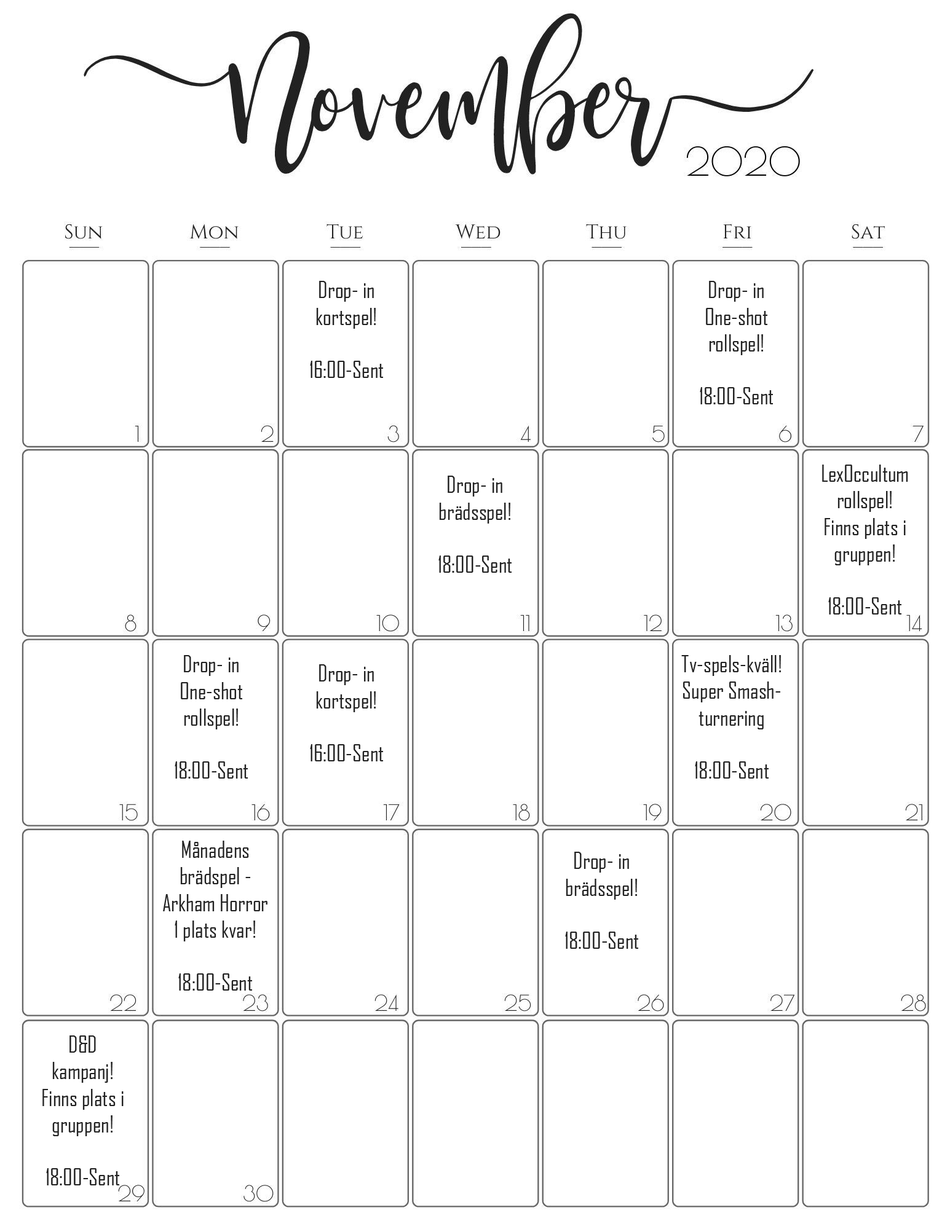
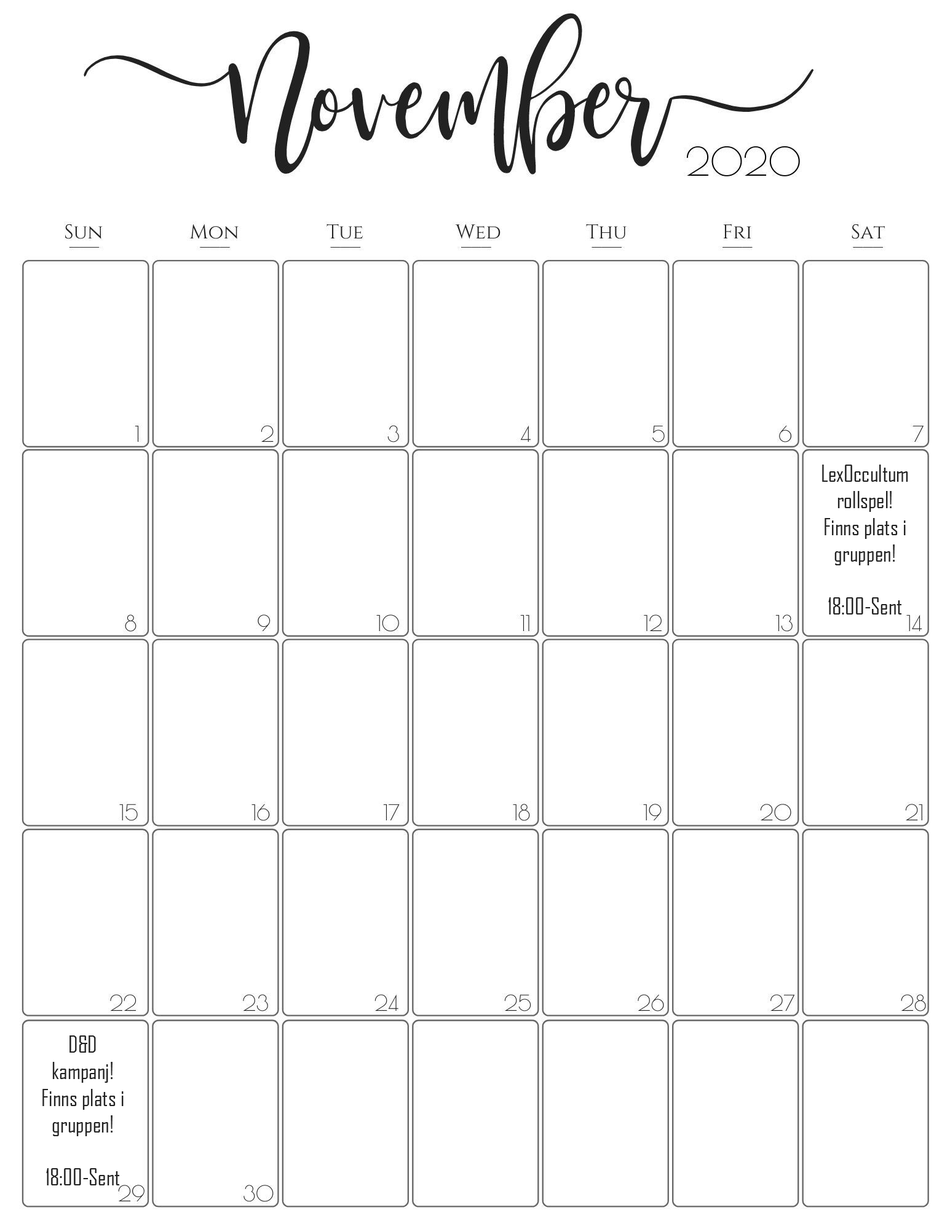
Layers edited between the first and the second 950px x 1229px image:
hid group "Brädspel" (3 layers) over (162, 475, 639, 991)
hid "Tv-spels-kväll! Super Smash- turnering 18:00-Sent" over (681, 655, 781, 779)
hid "Drop- in One-shot rollspel! 18:00-Sent copy" over (174, 655, 248, 779)
hid "Drop- in One-shot rollspel! 18:00-Sent" over (699, 280, 773, 405)
hid group "Kortspel" (2 layers) over (309, 280, 383, 762)
